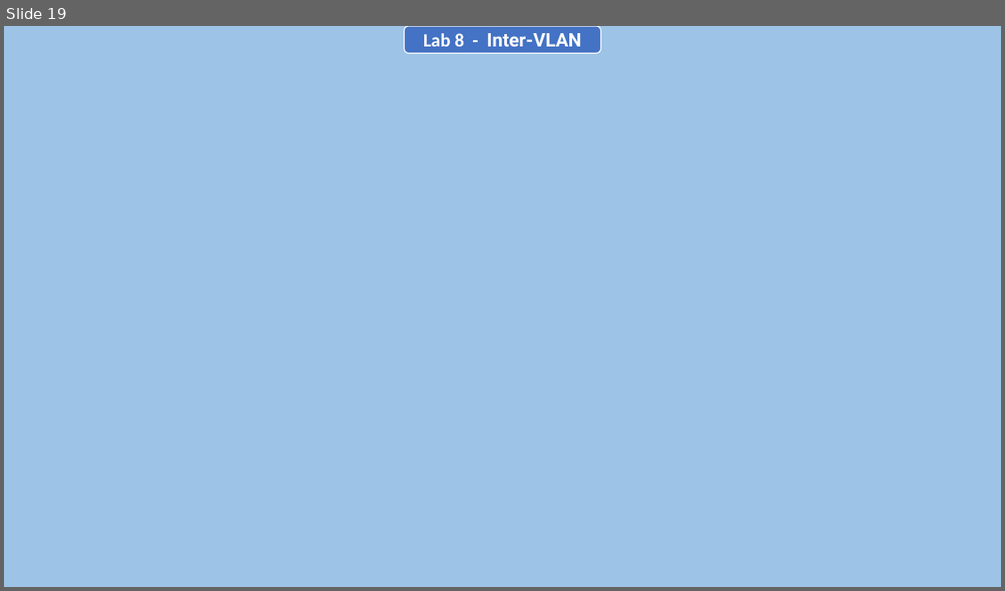
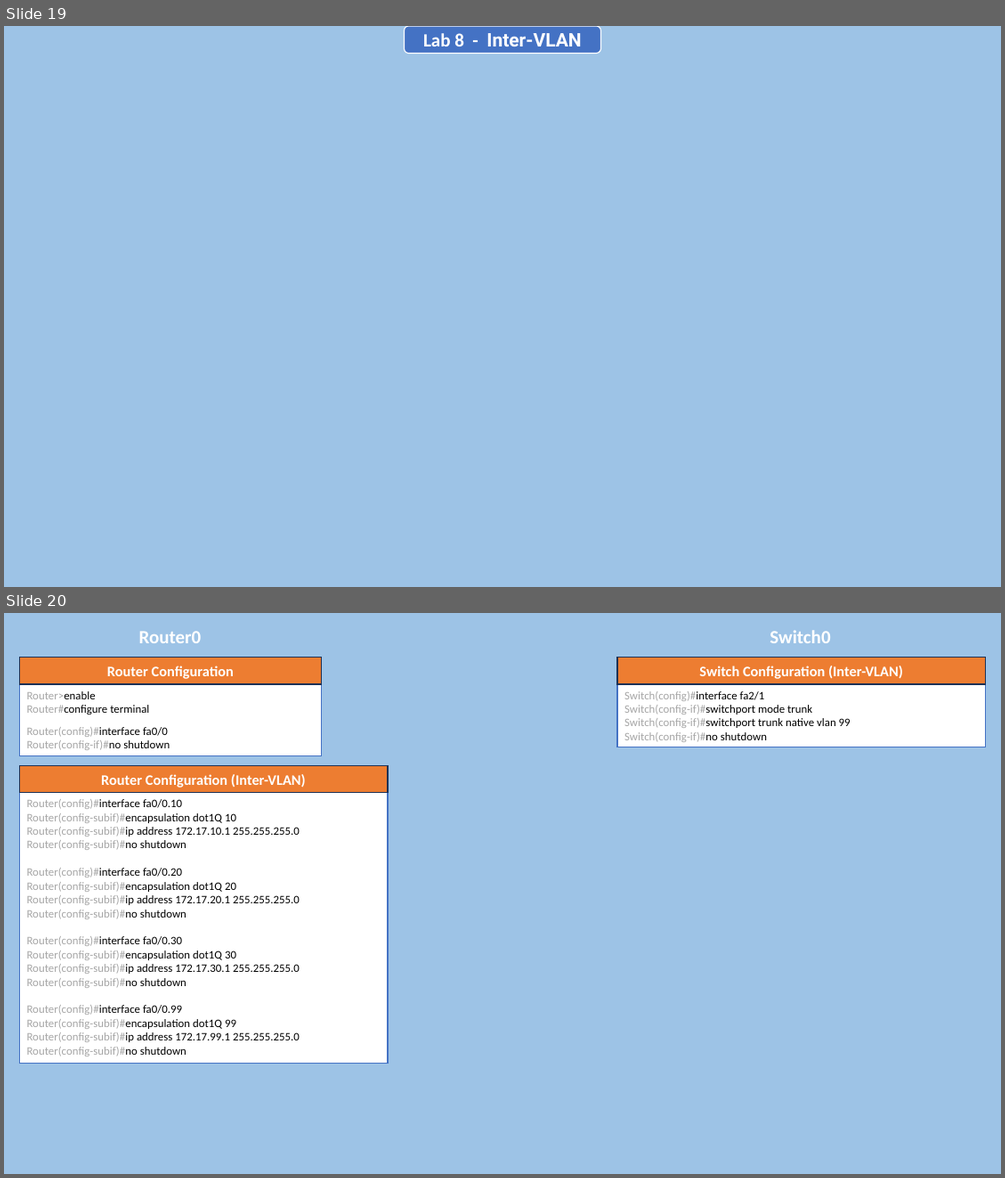
Before and after one commit to AntorPi314/MySave, a slide deck: Lab/Networking Lab/Final Assignment/Networking Lab (Final).pptx. Shown one above the other, each under a label of ours: slide 19 before the commit, slides 19 and 20 after it. The pictures are 1005x591 and 1005x1178 pixels, drawn with LibreOffice and Linux fonts; fonts in the diff are those of the drawing; background and template pictures are left out. Boxes give left, top, right and bottom in pixels: in the first picture for what was removed or moved away, otherwise in the second. Text is boxed around its words. In the diff, an @@ line names an element or a change of style, - is before the commit and + after.

```diff
--- a/Lab/Networking Lab/Final Assignment/Networking Lab (Final).pptx
+++ b/Lab/Networking Lab/Final Assignment/Networking Lab (Final).pptx
@@ slide 20 added at [4, 613, 1001, 1174], background #9DC3E6 @@
@@ text added at [139, 631, 202, 643], 18 pt, text #FFFFFF, bold @@
+Router0
@@ text added at [769, 630, 830, 643], 18 pt, text #FFFFFF, bold @@
+Switch0
@@ rectangle added at [20, 657, 322, 684], fill #ED7D31, outline #1E3256 1 pt, 14 pt, text #FFFFFF, bold @@
+Router Configuration
@@ rectangle added at [617, 657, 986, 684], fill #ED7D31, outline #1E3256 1 pt, 14 pt, text #FFFFFF, bold @@
+Switch Configuration (Inter-VLAN)
@@ rectangle added at [20, 685, 322, 755], fill #FFFFFF, outline #4472C4 1 pt, 11 pt, text #A6A6A6 @@
+Router>enable
+Router#configure terminal
+Router(config)#interface fa0/0
+Router(config-if)#no shutdown
@@ rectangle added at [617, 684, 986, 747], fill #FFFFFF, outline #4472C4 1 pt, 11 pt, text #000000 @@
+Switch(config)#interface fa2/1
+Switch(config-if)#switchport mode trunk
+Switch(config-if)#switchport trunk native vlan 99
+Switch(config-if)#no shutdown
@@ rectangle added at [20, 765, 388, 793], fill #ED7D31, outline #1E3256 1 pt, 14 pt, text #FFFFFF, bold @@
+Router Configuration (Inter-VLAN)
@@ rectangle added at [20, 793, 388, 1063], fill #FFFFFF, outline #4472C4 1 pt, 11 pt, text #000000 @@
+Router(config)#interface fa0/0.10
+Router(config-subif)#encapsulation dot1Q 10
+Router(config-subif)#ip address 172.17.10.1 255.255.255.0
+Router(config-subif)#no shutdown
+Router(config)#interface fa0/0.20
+Router(config-subif)#encapsulation dot1Q 20
+Router(config-subif)#ip address 172.17.20.1 255.255.255.0
+Router(config-subif)#no shutdown
+Router(config)#interface fa0/0.30
+Router(config-subif)#encapsulation dot1Q 30
+Router(config-subif)#ip address 172.17.30.1 255.255.255.0
+Router(config-subif)#no shutdown
+Router(config)#interface fa0/0.99
+Router(config-subif)#encapsulation dot1Q 99
+Router(config-subif)#ip address 172.17.99.1 255.255.255.0
+Router(config-subif)#no shutdown
```
Also in this commit, not shown: 1 slide changed, 2 other slides added, 3 other files.
